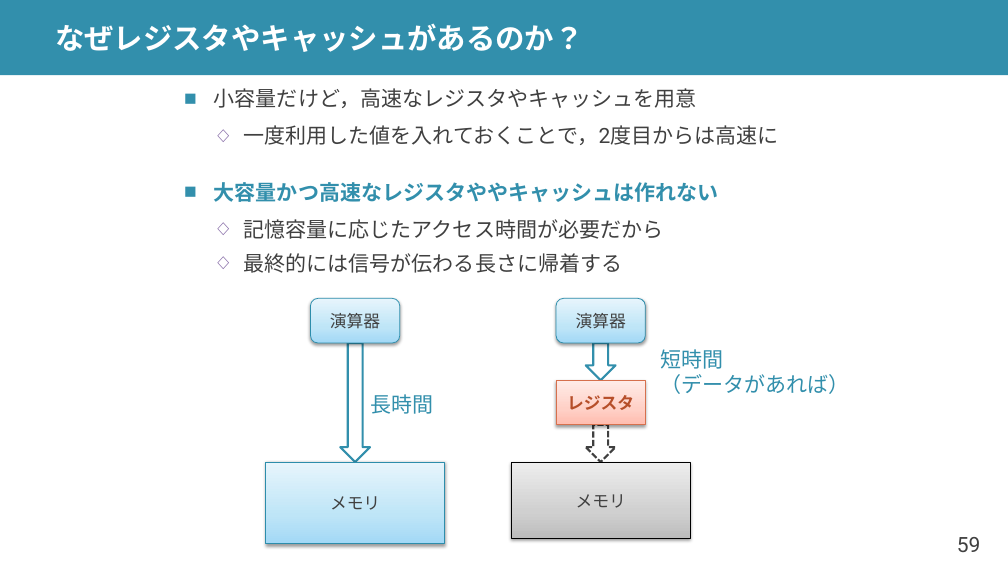
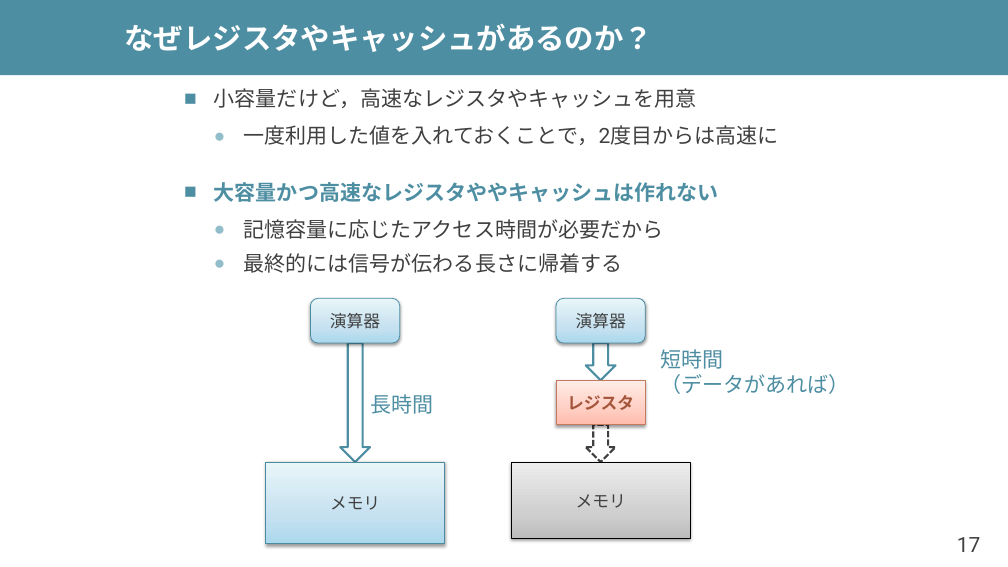
Before and after one commit to shioyadan/advanced-computer-organization, a slide deck: slide 17 of aco-shioya-07.pptx (slide 59 before the commit). Drawn at 1008x567 pixels with LibreOffice and Linux fonts; fonts in the diff are those of the drawing. Boxes give left, top, right and bottom in pixels: in the first picture for what was removed or moved away, otherwise in the second. Text is boxed around its words. In the diff, an @@ line names an element or a change of style, - is before the commit and + after.

```diff
--- a/aco-shioya-07.pptx
+++ b/aco-shioya-07.pptx
@@ rectangle at (0, 0, 1008, 75): fill #328FAC to #4E8EA2 @@
@@ title "なぜレジスタやキャッシュがあるのか？": place and size @@
-title "なぜレジスタやキャッシュがあるのか？" at (55, 23, 583, 52)
+title "なぜレジスタやキャッシュがあるのか？" at (125, 23, 653, 52)
@@ text "小容量だけど，高速なレジスタやキャッシュを用意" at (214, 88, 779, 273): text colour #328FAC to #4E8EA2 in "大容量かつ高速なレジスタややキャッシュは作れない"; bullet colour #328FAC to #4E8EA2; bullet ◇ to ●; bullet colour #8064A2 to #92BDCA @@
@@ fill gradient #A2D9F7 to #BFE4F8 to #E6F5FD to gradient #ADD9EC to #C6E3F1 to #E8F5FA; outline #2E8DAB 0.75 pt to #4A8CA0 0.75 pt in 3 elements at (266, 462, 445, 544), (311, 299, 400, 343), (557, 299, 646, 343) @@
@@ down arrow at (340, 343, 370, 462): outline #328FAC 2 pt to #4E8EA2 2 pt @@
@@ down arrow at (586, 343, 616, 380): outline #328FAC 2 pt to #4E8EA2 2 pt @@
@@ text "短時間" at (660, 349, 849, 394): text colour #328FAC to #4E8EA2 @@
@@ text "長時間" at (370, 394, 433, 414): text colour #328FAC to #4E8EA2 @@
@@ rectangle "レジスタ" at (557, 380, 646, 425): text colour #B64E29 to #A4563B; fill gradient #FFBEB0 to #FFD0C7 to #FFEDEA to gradient #FFBCAC to #FFCFC4 to #FFECE8; outline #D7714D 0.75 pt to #C5795E 0.75 pt @@
@@ page number at (957, 537, 981, 552): text changed @@
-59
+17
```
Also in this commit, not shown: 55 other slides changed, 31 slides added, 57 slides removed, 2 other files.
